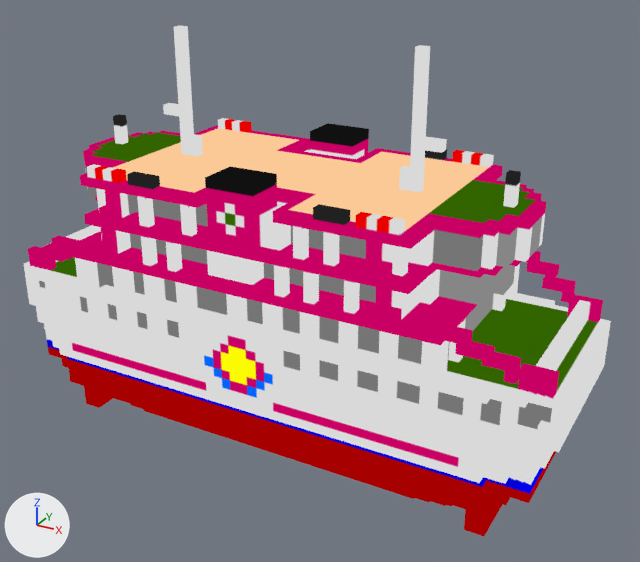
Before and after pictures for a commit that changed the glTF model models/sakurajimaferry.glb.
One viewpoint serves both versions: a camera (50 mm lens) standing at (0.873, -1.455, 1.106) and looking at (0.066, 0.012, 0.372). Lighting does not change. The marker at lower left points along +X, +Y and +Z. The picture after the commit comes second. Where no turn or scale is listed for an object, it has been applied to the vertices.

The scene before the commit, as lines of its bpy script (objects in view):
```python
mat_material_sakurajimaferry = bpy.data.materials.new('Material_sakurajimaferry')
mat_material_sakurajimaferry.use_nodes = True; mat_material_sakurajimaferry.node_tree.nodes.clear()
_N = mat_material_sakurajimaferry.node_tree.nodes; _L = mat_material_sakurajimaferry.node_tree.links
n0 = _N.new('ShaderNodeEmission'); n0.name = 'Emission'
n1 = _N.new('ShaderNodeLightPath'); n1.name = 'Light Path'
n2 = _N.new('ShaderNodeBsdfTransparent'); n2.name = 'Transparent BSDF'
n3 = _N.new('ShaderNodeMixShader'); n3.name = 'Mix Shader'
n4 = _N.new('ShaderNodeOutputMaterial'); n4.name = 'Material Output'
n5 = _N.new('ShaderNodeMix'); n5.name = 'Mix'
n5.data_type = 'RGBA'
n5.blend_type = 'MULTIPLY'
n5.inputs[0].default_value = 1.0  # 'Factor'
n6 = _N.new('ShaderNodeVertexColor'); n6.name = 'Color Attribute'
n7 = _N.new('ShaderNodeTexImage'); n7.name = 'Image Texture'
n7.image = img_image_material_sakurajimaferry_1024
_L.new(n1.outputs[0], n3.inputs[0])  # 'Is Camera Ray' to 'Factor'
_L.new(n2.outputs[0], n3.inputs[1])  # 'BSDF' to 'Shader'
_L.new(n0.outputs[0], n3.inputs[2])  # 'Emission' to 'Shader'
_L.new(n3.outputs[0], n4.inputs[0])  # 'Shader' to 'Surface'
_L.new(n5.outputs[2], n0.inputs[0])  # 'Result' to 'Color'
_L.new(n6.outputs[0], n5.inputs[7])  # 'Color' to 'B'
_L.new(n7.outputs[0], n5.inputs[6])  # 'Color' to 'A'
me_sakurajimaferry = bpy.data.meshes.new('sakurajimaferry')
me_sakurajimaferry.from_pydata(...)  # 1592 vertices, 3280 faces; spans x -0.6..0.62, y -0.22..0.24, z 0.0..0.86
me_sakurajimaferry.materials.append(mat_material_sakurajimaferry)
ob_sakurajimaferry = bpy.data.objects.new('sakurajimaferry', me_sakurajimaferry)
ob_sakurajimaferry.location = (0.0, 0.0, 0.0)
```
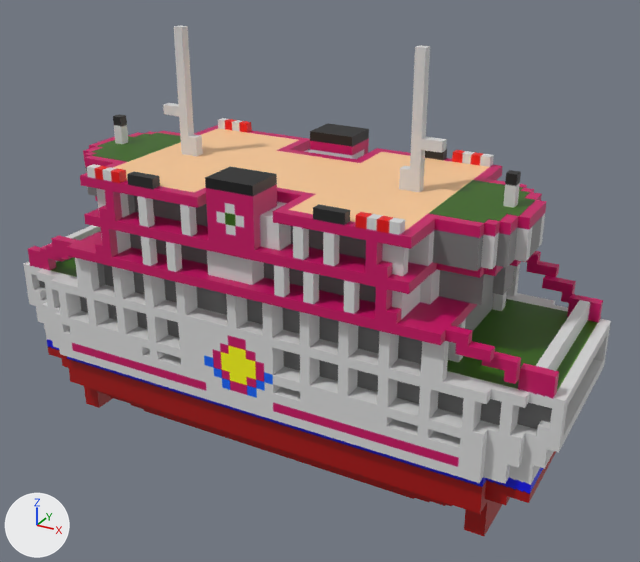
Where the change shows, as pixel boxes (x1, y1, x2, y2) in the pictures (640 x 562 px):
'sakurajimaferry', recoloured (darker)
    both: (24, 25, 611, 536)

Diff of the bpy script that builds the scene:
```diff
--- a/models/sakurajimaferry.glb.py
+++ b/models/sakurajimaferry.glb.py
@@ mat_material_sakurajimaferry @@
 _N = mat_material_sakurajimaferry.node_tree.nodes; _L = mat_material_sakurajimaferry.node_tree.links
-n0 = _N.new('ShaderNodeEmission'); n0.name = 'Emission'
-n1 = _N.new('ShaderNodeLightPath'); n1.name = 'Light Path'
-n2 = _N.new('ShaderNodeBsdfTransparent'); n2.name = 'Transparent BSDF'
-n3 = _N.new('ShaderNodeMixShader'); n3.name = 'Mix Shader'
+n8 = _N.new('ShaderNodeBsdfPrincipled'); n8.name = 'Principled BSDF'
 n4 = _N.new('ShaderNodeOutputMaterial'); n4.name = 'Material Output'
@@ mat_material_sakurajimaferry @@
 n5 = _N.new('ShaderNodeMix'); n5.name = 'Mix'
 n7.image = img_image_material_sakurajimaferry_1024
-_L.new(n1.outputs[0], n3.inputs[0])  # 'Is Camera Ray' to 'Factor'
-_L.new(n2.outputs[0], n3.inputs[1])  # 'BSDF' to 'Shader'
-_L.new(n0.outputs[0], n3.inputs[2])  # 'Emission' to 'Shader'
-_L.new(n3.outputs[0], n4.inputs[0])  # 'Shader' to 'Surface'
-_L.new(n5.outputs[2], n0.inputs[0])  # 'Result' to 'Color'
 _L.new(n6.outputs[0], n5.inputs[7])  # 'Color' to 'B'
 _L.new(n7.outputs[0], n5.inputs[6])  # 'Color' to 'A'
+_L.new(n8.outputs[0], n4.inputs[0])  # 'BSDF' to 'Surface'
+_L.new(n5.outputs[2], n8.inputs[0])  # 'Result' to 'Base Color'
```
